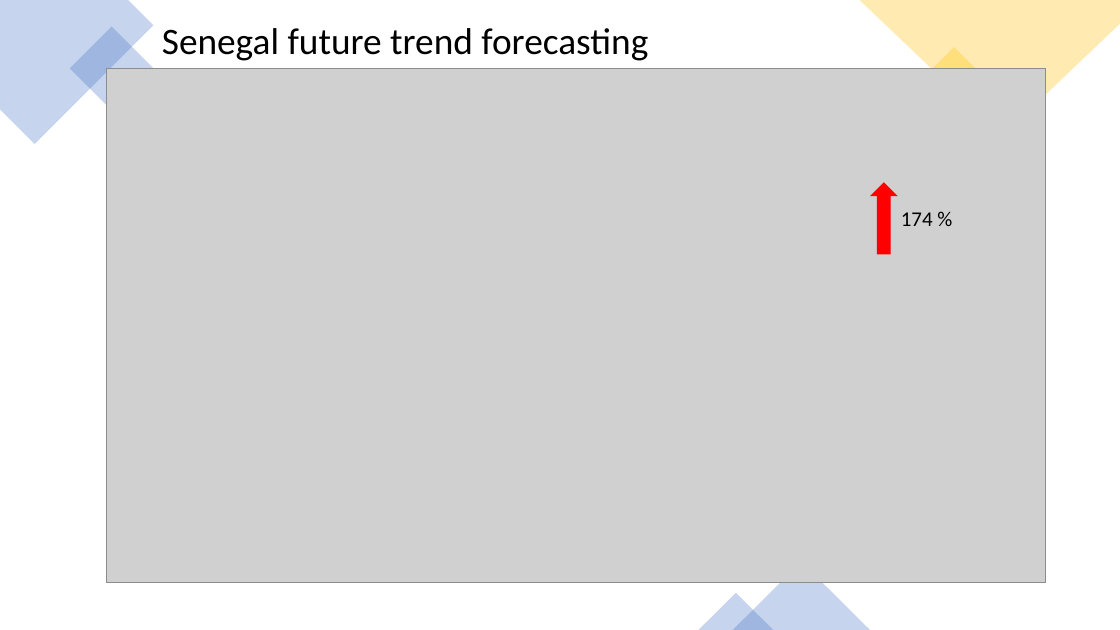
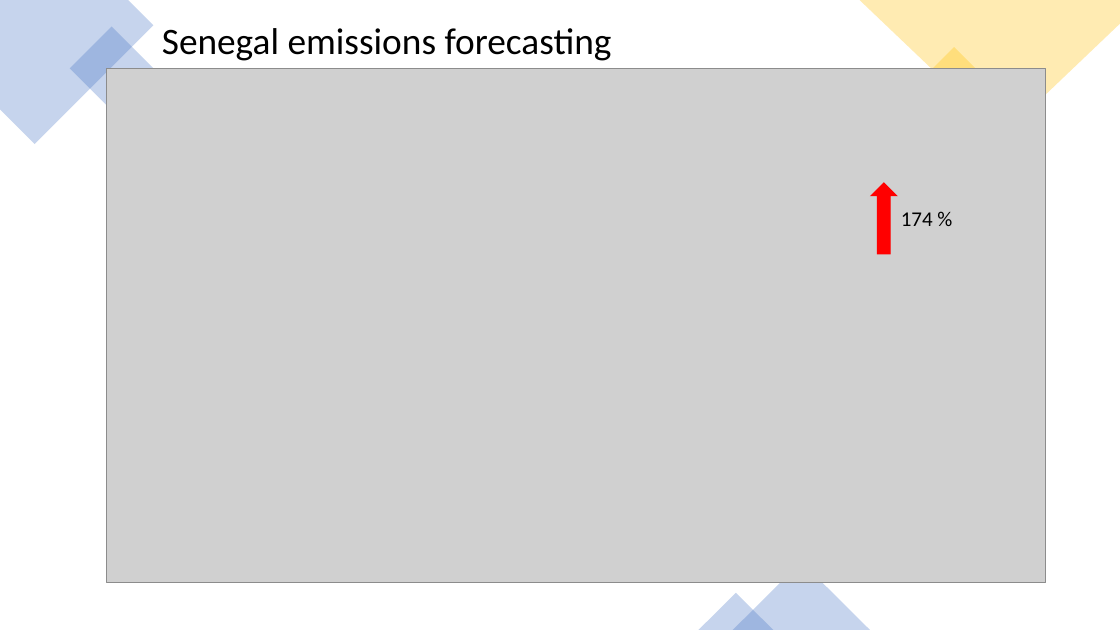
Before and after one commit to danilogiarlini/Global-CO2-Emission-Forecasting, a slide deck: slide 11 of Visualization/GlobalCO2Emission.pptx. Drawn at 1120x630 pixels with LibreOffice and Linux fonts; fonts in the diff are those of the drawing; grey boxes stand for pictures. Boxes give left, top, right and bottom in pixels: in the first picture for what was removed or moved away, otherwise in the second. Text is boxed around its words. In the diff, an @@ line names an element or a change of style, - is before the commit and + after.

```diff
--- a/Visualization/GlobalCO2Emission.pptx
+++ b/Visualization/GlobalCO2Emission.pptx
@@ text at [162,28,612,61]: text changed @@
-Senegal future trend forecasting
+Senegal emissions forecasting
```
Also in this commit, not shown: 6 other slides changed.
